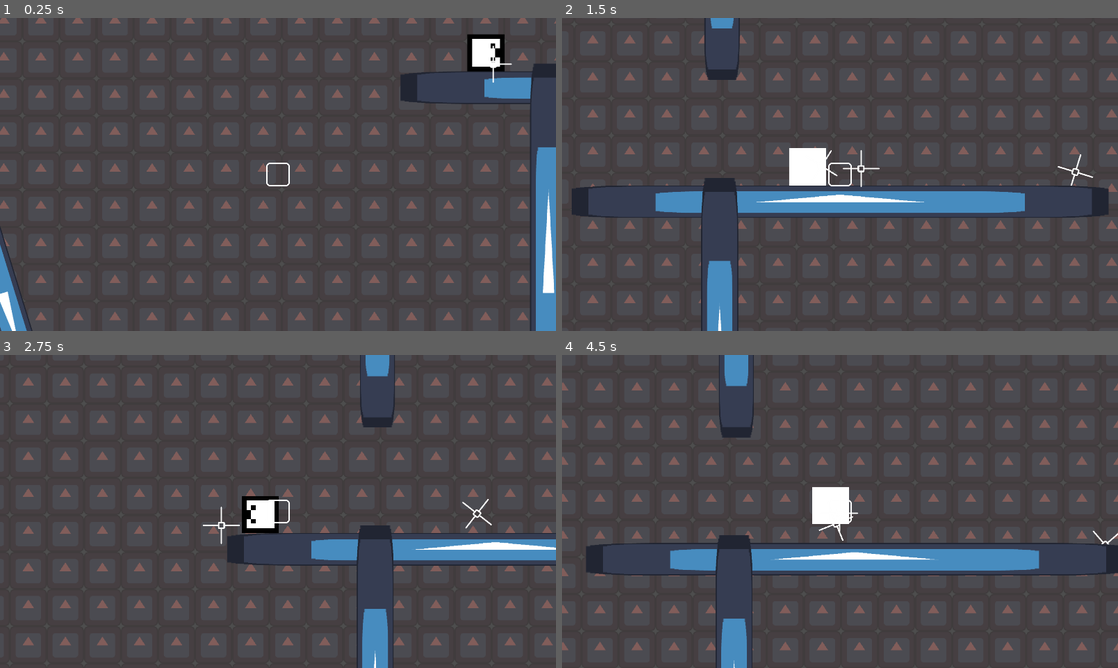
Above: before the commit, frames 1-4 (two rows, left to right).
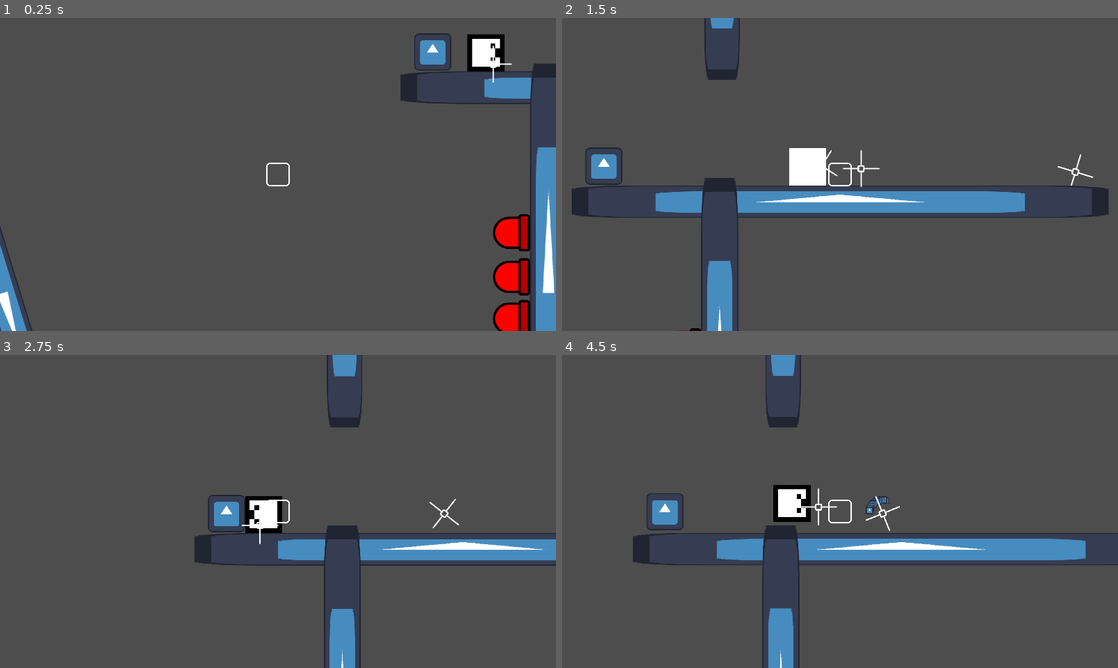
Above: after the commit, the same moments.

Repository: caiolopez/newpro
Game: Godot game, scene res://level.tscn
The game is run twice, just before and just after one commit, with the same random seed, the same clock (stepped at 60 frames per second) and the same inputs. The engine's default icon, where the game draws it, is replaced by a stand-in: a white triangle on a blue panel in a dark square.
Inputs:
- Up to frame 1 (0.25 s): no input
- Up to frame 2 (1.5 s): hold D (move_right) from 0.53 s (still down); tap Space (jump) at 0.77 s
- Up to frame 3 (2.75 s): tap Space (jump) at 1.52 s; release D (move_right) at 2.03 s; hold A (move_left) from 2.03 s (still down)
- Up to frame 4 (4.5 s): release A (move_left) at 2.78 s; hold D (move_right) 2.78-4.28 s; tap Space (jump) at 3.02, 3.77 s; tap 1 (Debug Action 1) at 4.15 s; hold A (move_left) from 4.28 s (still down)

The runs differ from the first frame. In frame 1, 5.9% of the frame differs, in the area x 0-100%, y 0-100%; in frame 2, 3.4%; in frame 3, 9.9%; in frame 4, 15%.

Commit message:
door WIP

Diff:
--- /dev/null
+++ b/SwitchesAndDoors/Door.tscn
@@ -0,0 +1,60 @@
+[gd_scene load_steps=13 format=3 uid="uid://ruri8ytnt6k"]
+
+[ext_resource type="Texture2D" uid="uid://d2gdo5bbgykv2" path="res://icon.svg" id="1_1o6yk"]
+[ext_resource type="Script" path="res://SwitchesAndDoors/door.gd" id="1_bavxp"]
+[ext_resource type="Script" path="res://state_machine.gd" id="3_vgayv"]
+[ext_resource type="Script" path="res://SwitchesAndDoors/state_open.gd" id="4_qyouu"]
+[ext_resource type="Script" path="res://SwitchesAndDoors/state_closed.gd" id="4_vsukd"]
+[ext_resource type="Script" path="res://SwitchesAndDoors/state_opening.gd" id="5_dl3qx"]
+[ext_resource type="Script" path="res://SwitchesAndDoors/state_closing.gd" id="6_fh1vt"]
+[ext_resource type="Script" path="res://SwitchesAndDoors/state_rev_from_opening.gd" id="7_5grm6"]
+[ext_resource type="Script" path="res://SwitchesAndDoors/state_rev_from_closing.gd" id="8_blgy7"]
+[ext_resource type="Script" path="res://SwitchesAndDoors/state_temporarily_open.gd" id="9_37487"]
+
+[sub_resource type="RectangleShape2D" id="RectangleShape2D_mynya"]
+size = Vector2(128, 128)
+
+[sub_resource type="RectangleShape2D" id="RectangleShape2D_6ibah"]
+size = Vector2(128, 256)
+
+[node name="Door" type="AnimatableBody2D" node_paths=PackedStringArray("state_machine") groups=["kills_bullets"]]
+script = ExtResource("1_bavxp")
+state_machine = NodePath("StateMachine")
+
+[node name="CollisionShape2D" type="CollisionShape2D" parent="."]
+shape = SubResource("RectangleShape2D_mynya")
+
+[node name="Sprite2D" type="Sprite2D" parent="."]
+texture = ExtResource("1_1o6yk")
+
+[node name="AntiCrushArea" type="Area2D" parent="."]
+
+[node name="CollisionShape2D" type="CollisionShape2D" parent="AntiCrushArea"]
+shape = SubResource("RectangleShape2D_6ibah")
+
+[node name="StateMachine" type="Node" parent="."]
+script = ExtResource("3_vgayv")
+
+[node name="StateClosed" type="Node" parent="StateMachine"]
+script = ExtResource("4_vsukd")
+
+[node name="StateOpen" type="Node" parent="StateMachine"]
+script = ExtResource("4_qyouu")
+
+[node name="StateClosing" type="Node" parent="StateMachine"]
+script = ExtResource("6_fh1vt")
+
+[node name="StateOpening" type="Node" parent="StateMachine"]
+script = ExtResource("5_dl3qx")
+
+[node name="StateRevFromOpening" type="Node" parent="StateMachine"]
+script = ExtResource("7_5grm6")
+
+[node name="StateRevFromClosing" type="Node" parent="StateMachine"]
+script = ExtResource("8_blgy7")
+
+[node name="StateTemporarilyOpen" type="Node" parent="StateMachine"]
+script = ExtResource("9_37487")
+
+[node name="TimerAutoClose" type="Timer" parent="StateMachine"]
+one_shot = true
--- /dev/null
+++ b/SwitchesAndDoors/door.gd
@@ -0,0 +1,43 @@
+class_name Door extends AnimatableBody2D
+
+@export var duration: float = 1.0
+@export var open_offset: Vector2 = Vector2(0.0, -100.0)
+@export var auto_close_time: float = 0.0 ## If different than zero, will cause the door to automatically close after the specified time.
+@export var state_machine: StateMachine ## The state machine that governs doors. Drag-and-drop the state-machine object to this field.
+@onready var closed_pos: Vector2 = position
+var door_tween: Tween
+signal open_d()
+signal close_d()
+
+
+func _ready():
+	if auto_close_time > 0:
+		$StateMachine/TimerAutoClose.set_wait_time(auto_close_time)
+	state_machine.start()
+
+
+func _process(_delta):
+	if Input.is_action_just_pressed("Debug Action 1"): open_d.emit()
+	if Input.is_action_just_pressed("Debug Action 2"): close_d.emit()
+
+
+func tween_door_to_origin():
+	door_tween = create_tween()
+	door_tween.tween_property(
+		self,
+		"position",
+		closed_pos,
+		duration).from_current().set_trans(Tween.TRANS_EXPO)
+	door_tween.finished.connect($StateMachine/StateClosing.on_tween_finished)
+	door_tween.finished.connect($StateMachine/StateRevFromOpening.on_tween_finished)
+
+
+func tween_door_to_offset():
+	door_tween = create_tween()
+	door_tween.tween_property(
+		self,
+		"position",
+		closed_pos + open_offset,
+		duration).from_current().set_trans(Tween.TRANS_EXPO)
+	door_tween.finished.connect($StateMachine/StateOpening.on_tween_finished)
+	door_tween.finished.connect($StateMachine/StateRevFromClosing.on_tween_finished)
--- /dev/null
+++ b/SwitchesAndDoors/door_state.gd
@@ -0,0 +1,7 @@
+class_name DoorState extends _State
+
+var door: Door
+
+func enter(new_machine:StateMachine) -> void:
+	door = new_machine.owner as Door
+	super(new_machine)
--- /dev/null
+++ b/SwitchesAndDoors/state_closed.gd
@@ -0,0 +1,16 @@
+extends DoorState
+
+
+func on_enter():
+	door.open_d.connect(on_open_door)
+
+
+func on_exit():
+	door.open_d.disconnect(on_open_door)
+
+
+func on_open_door():
+	if machine.current_state != self:
+		return
+	machine.set_state("StateOpening")
+	door.tween_door_to_offset()
--- /dev/null
+++ b/SwitchesAndDoors/state_closing.gd
@@ -0,0 +1,34 @@
+extends DoorState
+
+
+func on_enter():
+	door.open_d.connect(on_open_door)
+	$"../../AntiCrushArea".body_entered.connect(on_body_entered_doorway)
+
+
+func on_exit():
+	door.open_d.disconnect(on_open_door)
+	$"../../AntiCrushArea".body_entered.disconnect(on_body_entered_doorway)
+	door.door_tween.finished.disconnect(on_tween_finished)
+
+
+func on_tween_finished():
+	if machine.current_state != self:
+		return
+	machine.set_state("StateClosed")
+
+
+func on_open_door():
+	if machine.current_state != self:
+		return
+	machine.set_state("StateOpening")
+	door.tween_door_to_offset()
+
+
+func on_body_entered_doorway(body):
+	if machine.current_state != self:
+		return
+	if not body.is_in_group("uncrushables"):
+		return
+	machine.set_state("StateRevFromClosing")
+	door.tween_door_to_offset()
--- /dev/null
+++ b/SwitchesAndDoors/state_open.gd
@@ -0,0 +1,16 @@
+extends DoorState
+
+
+func on_enter():
+	door.close_d.connect(on_close_door)
+
+
+func on_exit():
+	door.close_d.disconnect(on_close_door)
+
+
+func on_close_door():
+	if machine.current_state != self:
+		return
+	machine.set_state("StateClosing")
+	door.tween_door_to_origin()
--- /dev/null
+++ b/SwitchesAndDoors/state_opening.gd
@@ -0,0 +1,36 @@
+extends DoorState
+
+
+func on_enter():
+	door.close_d.connect(on_close_door)
+	$"../../AntiCrushArea".body_entered.connect(on_body_entered_doorway)
+
+
+func on_exit():
+	door.close_d.disconnect(on_close_door)
+	$"../../AntiCrushArea".body_entered.disconnect(on_body_entered_doorway)
+	door.door_tween.finished.disconnect(on_tween_finished)
+
+func on_tween_finished():
+	if machine.current_state != self:
+		return
+	if door.auto_close_time <= 0:
+		machine.set_state("StateOpen")
+	else:
+		machine.set_state("StateTemporarilyOpen")
+
+
+func on_close_door():
+	if machine.current_state != self:
+		return
+	machine.set_state("StateClosing")
+	door.tween_door_to_origin()
+
+
+func on_body_entered_doorway(body):
+	if machine.current_state != self:
+		return
+	if not body.is_in_group("uncrushables"):
+		return
+	machine.set_state("StateRevFromOpening")
+	door.tween_door_to_origin()
--- /dev/null
+++ b/SwitchesAndDoors/state_rev_from_closing.gd
@@ -0,0 +1,19 @@
+extends DoorState
+
+
+func on_enter():
+	print(machine)
+	pass
+
+
+func on_exit():
+	door.door_tween.finished.disconnect(on_tween_finished)
+	pass
+
+
+func on_tween_finished():
+	pass
+	#if machine.current_state != self:
+	#	return
+	#if door.auto_close_time <= 0:
+		#machine.set_state("StateClosing")
--- /dev/null
+++ b/SwitchesAndDoors/state_rev_from_opening.gd
@@ -0,0 +1,22 @@
+extends DoorState
+
+
+func on_enter():
+	print(machine)
+	pass
+
+
+func on_exit():
+	door.door_tween.finished.disconnect(on_tween_finished)
+	pass
+
+
+func on_tween_finished():
+	pass
+	#print(machine)
+	#if machine.current_state != self:
+		#return
+	#if door.auto_close_time <= 0:
+		#machine.set_state("StateOpen")
+	#else:
+		#machine.set_state("StateTemporarilyOpen")
--- /dev/null
+++ b/SwitchesAndDoors/state_temporarily_open.gd
@@ -0,0 +1,25 @@
+extends DoorState
+
+
+func on_enter():
+	door.close_d.connect(on_close_door)
+	$"../TimerAutoClose".start()
+	$"../TimerAutoClose".timeout.connect(on_timeout)
+
+
+func on_exit():
+	pass
+
+
+func on_close_door():
+	if machine.current_state != self:
+		return
+	machine.set_state("StateClosing")
+	door.tween_door_to_origin()
+
+
+func on_timeout():
+	if machine.current_state != self:
+		return
+	machine.set_state("StateClosing")
+	door.tween_door_to_origin()
--- a/level.tscn
+++ b/level.tscn
@@ -1,22 +1,24 @@
-[gd_scene load_steps=13 format=3 uid="uid://1xi1vmc3x5ck"]
+[gd_scene load_steps=15 format=3 uid="uid://1xi1vmc3x5ck"]
 
 [ext_resource type="PackedScene" uid="uid://bp1e8lhbqp3me" path="res://Entities/Spike.tscn" id="1_cietj"]
 [ext_resource type="PackedScene" uid="uid://ctbx6yfgdfo4b" path="res://block.tscn" id="1_weaqc"]
 [ext_resource type="PackedScene" uid="uid://1md1m8n6iq5x" path="res://Hero/hero.tscn" id="2_acvau"]
+[ext_resource type="PackedScene" uid="uid://ruri8ytnt6k" path="res://SwitchesAndDoors/Door.tscn" id="3_ia51n"]
 [ext_resource type="PackedScene" uid="uid://j6oxe1axyrgk" path="res://Bullet/bullet_manager.tscn" id="3_j1ahj"]
 [ext_resource type="PackedScene" uid="uid://c48ye6g4s5ufc" path="res://Camera/camera.tscn" id="3_o6dt5"]
 [ext_resource type="PackedScene" uid="uid://bgty58ccnncxy" path="res://Camera/camera_locker.tscn" id="4_d4cnc"]
+[ext_resource type="PackedScene" uid="uid://0fx3l1vwyhr4" path="res://SwitchesAndDoors/Switch.tscn" id="5_fh6e8"]
 [ext_resource type="PackedScene" uid="uid://bt23waqbakmop" path="res://Bullet/water.tscn" id="7_5uehg"]
 [ext_resource type="PackedScene" uid="uid://boan2jyc4hlda" path="res://Checkpoint/checkpoint_trigger.tscn" id="7_h6eyv"]
 [ext_resource type="Texture2D" uid="uid://d2gdo5bbgykv2" path="res://icon.svg" id="7_yklcu"]
 
-[sub_resource type="RectangleShape2D" id="RectangleShape2D_u11ff"]
+[sub_resource type="RectangleShape2D" id="RectangleShape2D_tenk3"]
 size = Vector2(239.597, 155.882)
 
-[sub_resource type="RectangleShape2D" id="RectangleShape2D_ljbj8"]
+[sub_resource type="RectangleShape2D" id="RectangleShape2D_vmxqr"]
 size = Vector2(239.597, 173.941)
 
-[sub_resource type="RectangleShape2D" id="RectangleShape2D_3k6r3"]
+[sub_resource type="RectangleShape2D" id="RectangleShape2D_fk3pa"]
 size = Vector2(239.597, 173.941)
 
 [node name="Level" type="Node"]
@@ -47,6 +49,25 @@
 rotation_time = 3.0
 translation_distance = Vector2(200, 200)
 translation_time = 2.0
+
+[node name="Node" type="Node" parent="."]
+
+[node name="Door" parent="Node" instance=ExtResource("3_ia51n")]
+position = Vector2(1024, -480)
+open_offset = Vector2(0, -200)
+
+[node name="Switch3" parent="Node" instance=ExtResource("5_fh6e8")]
+position = Vector2(1296, 440)
+rotation = 1.5708
+req_simultaneous = true
+
+[node name="Switch2" parent="Node" instance=ExtResource("5_fh6e8")]
+position = Vector2(1296, 296)
+rotation = 1.5708
+
+[node name="Switch4" parent="Node" instance=ExtResource("5_fh6e8")]
+position = Vector2(1296, 144)
+rotation = 1.5708
 
 [node name="Block7" parent="." instance=ExtResource("1_weaqc")]
 position = Vector2(-1778, 423)
@@ -144,8 +165,10 @@
 scale = Vector2(5, 32)
 
 [node name="ParallaxBackground" type="ParallaxBackground" parent="."]
+visible = false
 
 [node name="ParallaxLayer" type="ParallaxLayer" parent="ParallaxBackground"]
+visible = false
 motion_scale = Vector2(0.5, 0.5)
 
 [node name="TextureRect" type="TextureRect" parent="ParallaxBackground/ParallaxLayer"]
Not shown: 3 places in level.tscn that only renumber resources
Not shown, added: SwitchesAndDoors/Doo13AA.tmp
Not shown, added: SwitchesAndDoors/Doo5C86.tmp
Not shown, added: SwitchesAndDoors/Doo9E0.tmp
Not shown, added: SwitchesAndDoors/DooDF6B.tmp
Not shown, added: SwitchesAndDoors/DooEBFB.tmp
